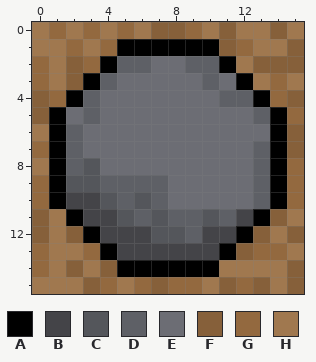
A pixel-art sprite gets an edit: src/main/resources/images/objects_interactive/big-rock.png. Above, as it was before the edit.
The file is 16x16 pixels. Pixels under 10% opacity are left out. Colours within 5 levels of each other are drawn and written as one.
Palette (. is transparent): A #000000  B #444448  C #54565b  D #5e6066  E #6c6d74  F #86603a  G #93693f  H #a0784f
The result:
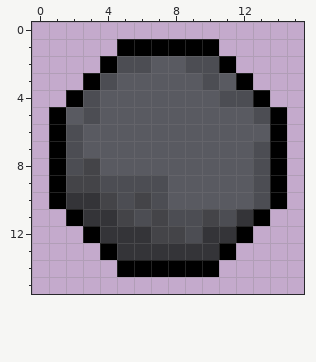
Edits made:
Colour B changes from #444448 to #343438.
Colour C changes from #54565b to #444448.
Colour D changes from #5e6066 to #4c4d53.
Colour E changes from #6c6d74 to #595a61.
Colour F is removed in row 0 at x 7 to 8, 11 and 14; in row 1 at x 11 and 15; in row 2 at x 2 and 13 to 15; in row 3 at x 2; in row 4 at x 0 and 15; in row 5 at x 0.
Colour F is removed in rows 6 to 7 at x 15; in row 11 at x 0 and 14; in row 12 at x 0, 2, 13 and 15; in row 13 at x 12; in row 14 at x 2, 4 and 15; in row 15 at x 3, 7, 11, 13 and 15.
Colour G is removed in row 0 at x 1, 3, 5 and 9; in row 1 at x 2, 4 and 12; in row 2 at x 0 and 3; in row 3 at x 0 and 14; in row 4 at x 1 and 14; in row 5 at x 15.
Colour G is removed in row 7 at x 0; in row 8 at x 15; in rows 9 to 10 at x 0 and 15; in row 13 at x 0, 3 and 13 to 14; in row 14 at x 0; in row 15 at x 4, 6, 8 to 9 and 12.
Colour H is removed in row 0 at x 0, 2, 4, 6, 10, 12 to 13 and 15; in row 1 at x 0 to 1, 3 and 13 to 14; in row 2 at x 1 and 12; in row 3 at x 1, 13 and 15; in row 6 at x 0; in row 8 at x 0.
Colour H is removed in row 11 at x 1 and 15; in row 12 at x 1 and 14; in row 13 at x 1 to 2 and 15; in row 14 at x 1, 3 and 11 to 14; in row 15 at x 0 to 2, 5, 10 and 14.
Pixel boxes of the changes (left, top, right, bottom) in both pictures:
changed: (32, 22, 304, 294)
